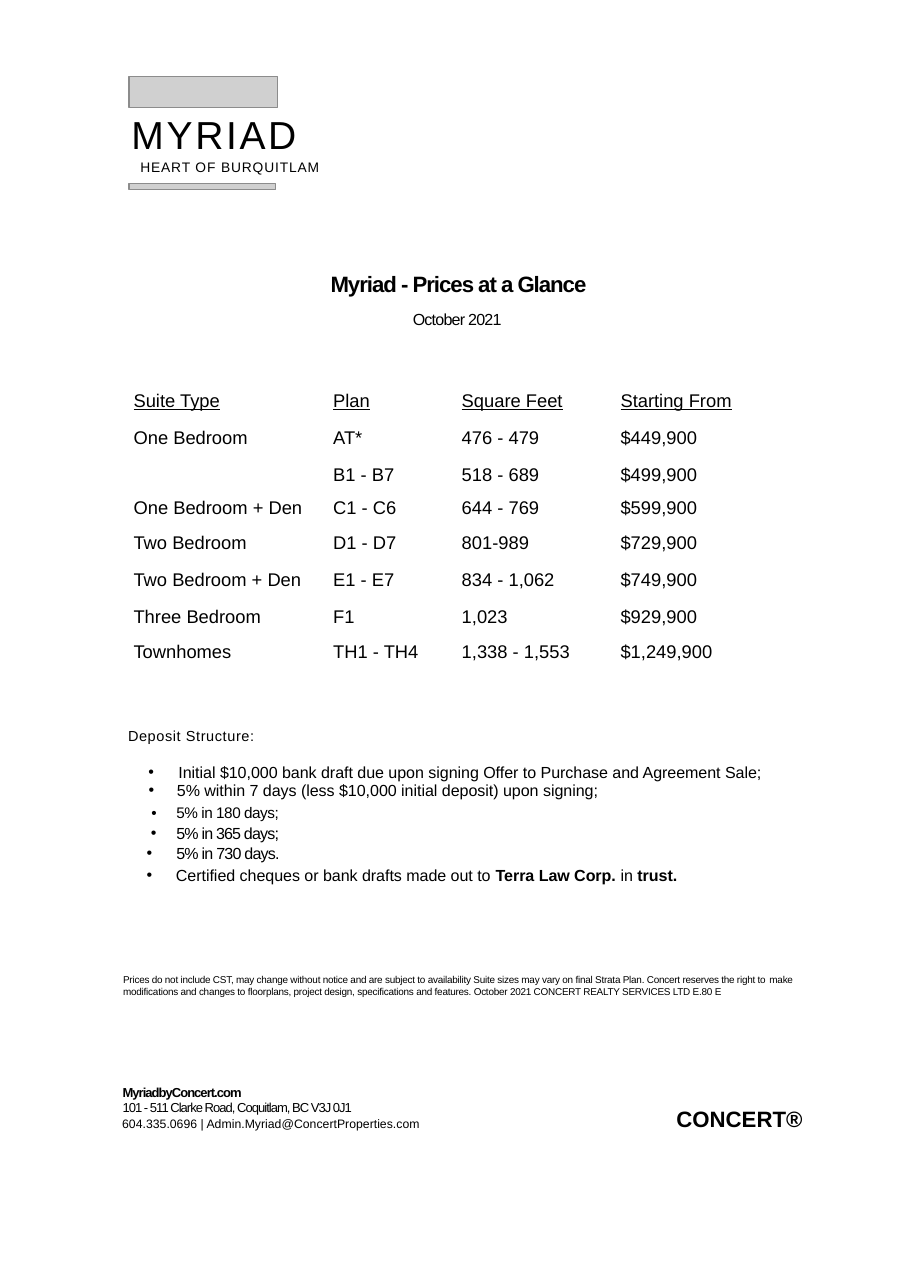
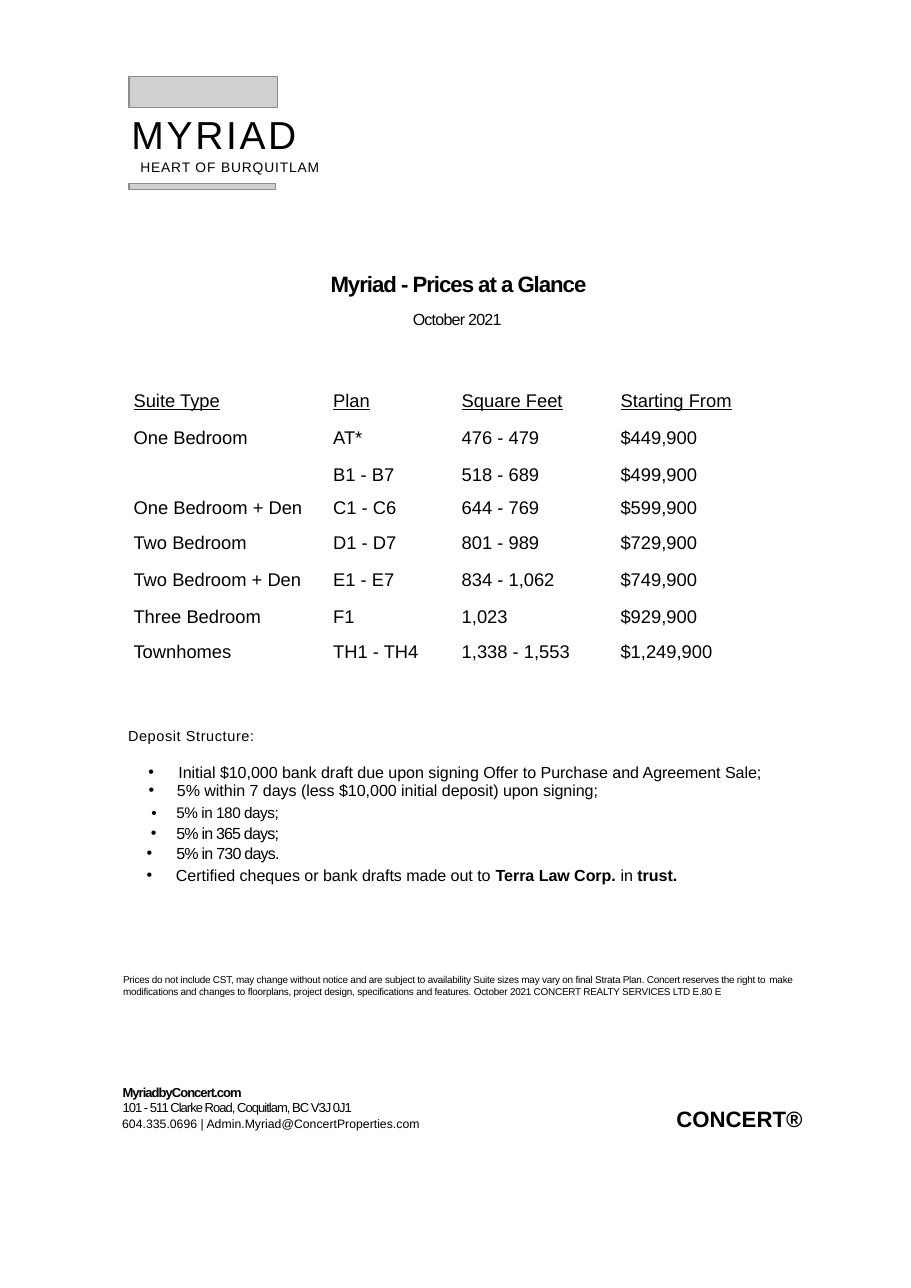
Before and after one commit to minsik-son/document-scanner, a slide deck: slide 1 of ios/Verification/office-layout/OfficeSamplePriceList.pptx. Drawn at 911x1288 pixels with LibreOffice and Linux fonts; fonts in the diff are those of the drawing; grey boxes stand for pictures; background and template pictures are left out. Boxes give left, top, right and bottom in pixels: in the first picture for what was removed or moved away, otherwise in the second. Text is boxed around its words. In the diff, an @@ line names an element or a change of style, - is before the commit and + after.

```diff
--- a/ios/Verification/office-layout/OfficeSamplePriceList.pptx
+++ b/ios/Verification/office-layout/OfficeSamplePriceList.pptx
@@ table at box(128, 382, 768, 670) @@
-row 5, column 3: 801-989
+row 5, column 3: 801 - 989
```
Also in this commit, not shown: 19 other files.
